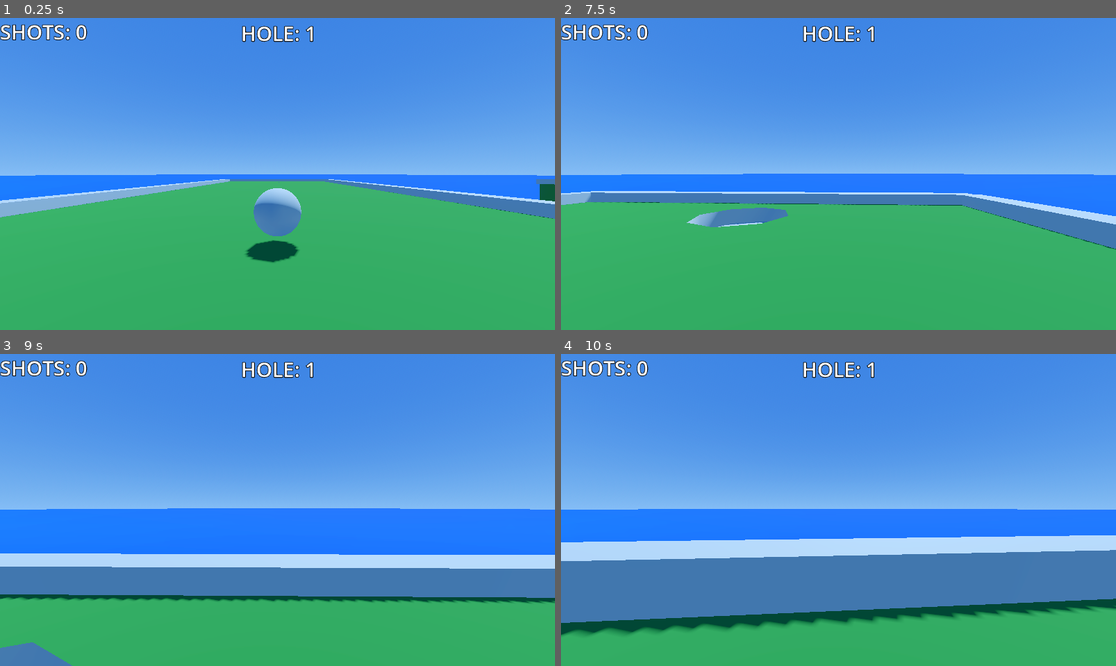
Above: before the commit, frames 1-4 (two rows, left to right).
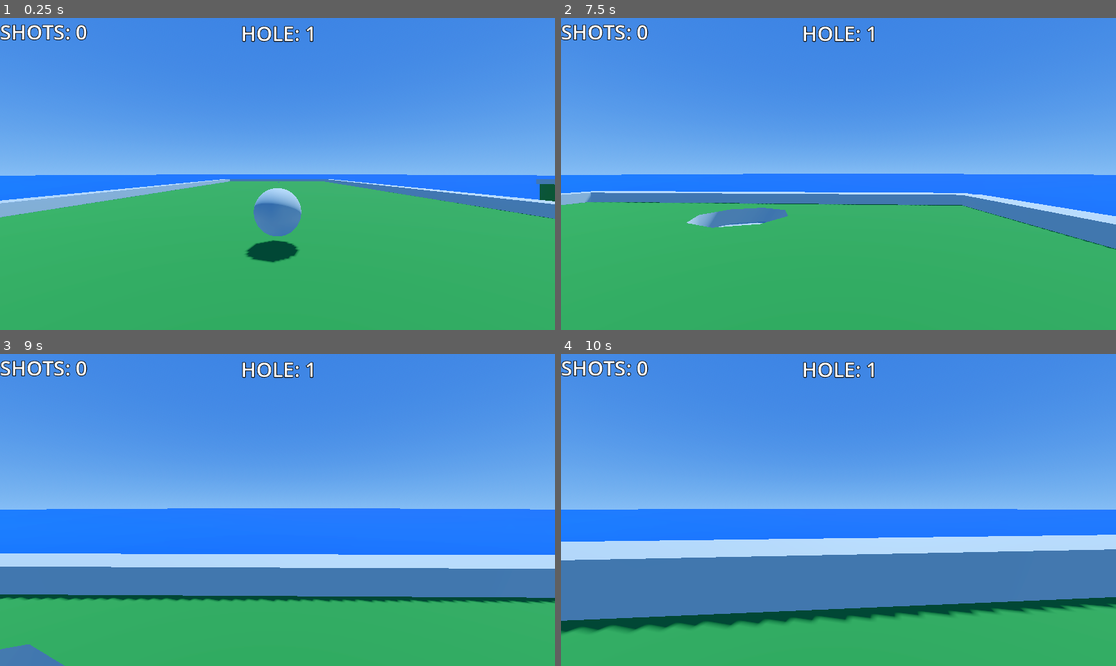
Above: after the commit, the same moments.

Repository: dylan-ryan/GodotGame
Game: Godot game, scene res://main.tscn
The game is run twice, just before and just after one commit, with the same random seed, the same clock (stepped at 60 frames per second) and the same inputs.
Inputs (mouse positions are in pixels of both pictures, inside the frame that each line leads up to):
- Up to frame 1 (0.25 s): no input
- Up to frame 2 (7.5 s): move the mouse to (866, 174) at 0.52 s; press the mouse at (866, 174) at 0.53 s; hold W (move_forward) 0.53-5.78 s; tap Space (jump) at 0.77, 1.52, 3.02, 3.77, 4.52, 6.02, 6.77 s; move the mouse to (810, 174) at 1.27 s; release the mouse at (810, 174) at 1.28 s; click (810, 174) at 1.35 s; move the mouse to (849, 167) at 2.02 s; press the mouse at (849, 167) at 2.03 s; move the mouse to (832, 180) at 2.77 s; release the mouse at (832, 180) at 2.78 s; click (832, 180) at 2.85 s; move the mouse to (877, 177) at 3.52 s; press the mouse at (877, 177) at 3.53 s; move the mouse to (794, 170) at 4.27 s; release the mouse at (794, 170) at 4.28 s; click (794, 170) at 4.35 s; move the mouse to (844, 174) at 5.02 s; press the mouse at (844, 174) at 5.03 s; tap Enter at 5.75 s; move the mouse to (816, 167) at 5.77 s; release the mouse at (816, 167) at 5.78 s; hold D (move_right) 5.78-6.53 s; click (816, 167) at 5.85 s; move the mouse to (866, 174) at 6.52 s; press the mouse at (866, 174) at 6.53 s; hold W (move_forward) from 6.53 s (still down); move the mouse to (810, 174) at 7.27 s; release the mouse at (810, 174) at 7.28 s; click (810, 174) at 7.35 s
- Up to frame 3 (9 s): tap Space (jump) at 7.52 s; move the mouse to (288, 503) at 8.02 s; press the mouse at (288, 503) at 8.03 s; move the mouse to (271, 516) at 8.77 s; release W (move_forward) at 8.78 s; release the mouse at (271, 516) at 8.78 s; hold A (move_left) from 8.78 s (still down); click (271, 516) at 8.85 s
- Up to frame 4 (10 s): tap Space (jump) at 9.02, 9.77 s; move the mouse to (877, 513) at 9.52 s; release A (move_left) at 9.53 s; press the mouse at (877, 513) at 9.53 s; hold W (move_forward) from 9.53 s (still down)

The runs differ from the first frame. In frame 1, less than 0.1% of the frame differs, in the area x 6-94%, y 52-63%; in frame 2, less than 0.1%; in frame 3, 0.1%; in frame 4, 2.5%, in the area x 0-100%, y 57-91%.

Commit message:
zfighting fix

Diff:
--- a/main.tscn
+++ b/main.tscn
@@ -143,9 +143,9 @@
 size = Vector3(51.5952, 1, 1)
 
 [node name="Ground" type="CSGBox3D" parent="World"]
-transform = Transform3D(1, 0, 0, 0, 1, 0, 0, 0, 1, -34.1, -2.08698, -15.9682)
-use_collision = true
-size = Vector3(19.5556, 4.20396, 51.3364)
+transform = Transform3D(1, 0, 0, 0, 1, 0, 0, 0, 1, -34.1, -2.08698, -15.9364)
+use_collision = true
+size = Vector3(19.5556, 4.20396, 51)
 material = SubResource("StandardMaterial3D_ig7tw")
 
 [node name="Hole" type="CSGCylinder3D" parent="World/Ground"]
@@ -191,9 +191,9 @@
 size = Vector3(51.5952, 1, 1)
 
 [node name="Ground" type="CSGBox3D" parent="World2"]
-transform = Transform3D(1, 0, 0, 0, 1, 0, 0, 0, 1, 29.385, -2.08698, -15.9682)
-use_collision = true
-size = Vector3(19.5556, 4.20396, 51.3364)
+transform = Transform3D(1, 0, 0, 0, 1, 0, 0, 0, 1, 29.385, -2.08698, -16.0364)
+use_collision = true
+size = Vector3(19.5556, 4.20396, 51.2)
 material = SubResource("StandardMaterial3D_ig7tw")
 
 [node name="Hole" type="CSGCylinder3D" parent="World2/Ground"]
@@ -239,9 +239,9 @@
 size = Vector3(51.5952, 1, 1)
 
 [node name="Ground" type="CSGBox3D" parent="World3"]
-transform = Transform3D(1, 0, 0, 0, 1, 0, 0, 0, 1, 97.2, -2.08698, -15.9682)
-use_collision = true
-size = Vector3(19.5556, 4.20396, 51.3364)
+transform = Transform3D(1, 0, 0, 0, 1, 0, 0, 0, 1, 97.2, -2.08698, -16.0364)
+use_collision = true
+size = Vector3(19.5556, 4.20396, 51.2)
 material = SubResource("StandardMaterial3D_ig7tw")
 
 [node name="Hole" type="CSGCylinder3D" parent="World3/Ground"]
